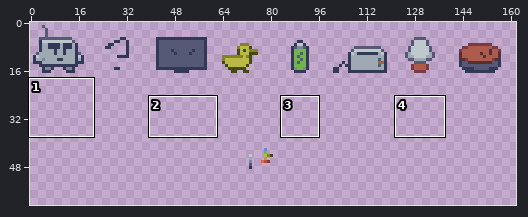
One commit to this sprite sheet: graphics/spritesheet.png. The first picture is a wide view before the edit; the outline marks the close-up.
Close-up. Before the commit:
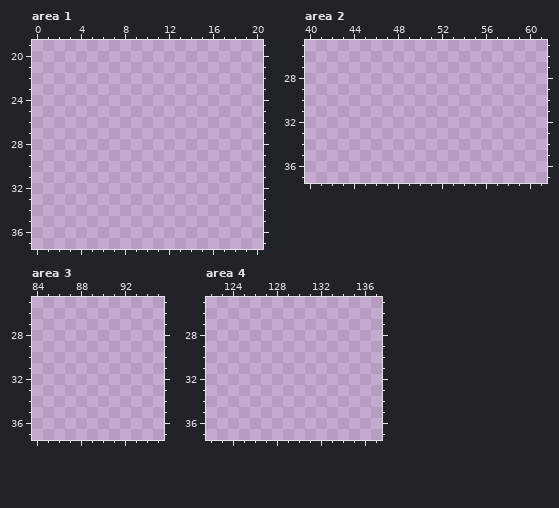
The file is 200x200 pixels. Colours within 5 levels of each other are drawn and written as one. Shown: area 1: x 0..20, y 19..37; area 2: x 40..61, y 25..37; area 3: x 84..95, y 25..37; area 4: x 122..137, y 25..37. The wide view leaves out empty margins. The commit also changed other parts of the picture, which this record leaves out.
And afterwards:
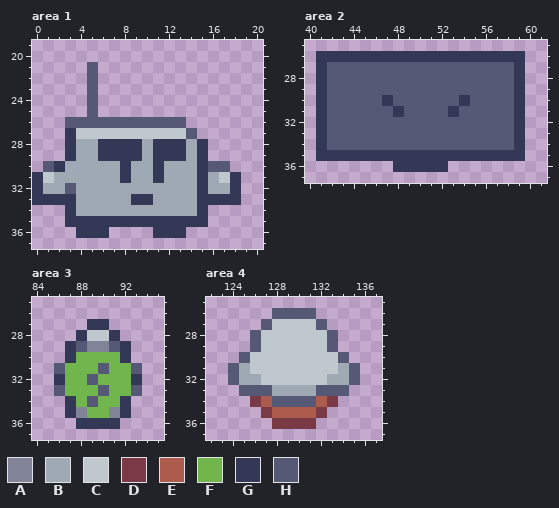
Palette (. is transparent): A #818396  B #9fa9b3  C #bfc9cd  D #793a46  E #ac5b4c  F #71b54d  G #343857  H #555976
Changes in this commit:
--- area 1
@@ x 0..20 @@
 20 .....................
-21 .....................
-22 .....................
-23 .....................
-24 .....................
-25 .....................
-26 .....................
-27 .....................
-28 .....................
-29 .....................
-30 .....................
-31 .....................
-32 .....................
-33 .....................
-34 .....................
-35 .....................
-36 .....................
+21 .....H...............
+22 .....H...............
+23 .....H...............
+24 .....H...............
+25 .....H...............
+26 ...HHHHHHHHHHH.......
+27 ...GCCCCCCCCCCH......
+28 ...GBBGGGGBGGGBG.....
+29 ...GBBGGGGBGGGBG.....
+30 .HGBBBBBGBBGBBBGHH...
+31 GCBBBBBBGBBGBBBGBCG..
+32 GBBHBBBBBBBBBBBGBBG..
+33 GGGGBBBBBGGBBBBGGGG..
+34 ...GBBBBBBBBBBBG.....
+35 ...GGGGGGGGGGGGG.....
+36 ....GGG....GGG.......
 37 .....................
--- area 2
@@ x 40..61 @@
 25 ......................
-26 ......................
-27 ......................
-28 ......................
-29 ......................
-30 ......................
-31 ......................
-32 ......................
-33 ......................
-34 ......................
-35 ......................
-36 ......................
+26 .GGGGGGGGGGGGGGGGGGG..
+27 .GHHHHHHHHHHHHHHHHHG..
+28 .GHHHHHHHHHHHHHHHHHG..
+29 .GHHHHHHHHHHHHHHHHHG..
+30 .GHHHHHGHHHHHHGHHHHG..
+31 .GHHHHHHGHHHHGHHHHHG..
+32 .GHHHHHHHHHHHHHHHHHG..
+33 .GHHHHHHHHHHHHHHHHHG..
+34 .GHHHHHHHHHHHHHHHHHG..
+35 .GGGGGGGGGGGGGGGGGGG..
+36 ........GGGGG.........
 37 ......................
--- area 3
@@ x 84..95 @@
 26 ............
-27 ............
-28 ............
-29 ............
-30 ............
-31 ............
-32 ............
-33 ............
-34 ............
-35 ............
-36 ............
+27 .....GG.....
+28 ....GCCG....
+29 ...GHAAHG...
+30 ...GFFFFG...
+31 ..HFFFHFFH..
+32 ..GFFHFFFG..
+33 ..HFFFHFFH..
+34 ...GFHFFG...
+35 ...GAFFAG...
+36 ....GGGG....
 37 ............
--- area 4
@@ x 122..137 @@
 25 ................
-26 ................
-27 ................
-28 ................
-29 ................
-30 ................
-31 ................
-32 ................
-33 ................
-34 ................
-35 ................
-36 ................
+26 ......HHHH......
+27 .....HCCCCH.....
+28 ....HCCCCCCH....
+29 ....HCCCCCCH....
+30 ...HCCCCCCCCH...
+31 ..HBCCCCCCCCBH..
+32 ..HBBCCCCCCBBH..
+33 ...HHHBBBBHHH...
+34 ....DEHHHHED....
+35 .....DEEEED.....
+36 ......DDDD......
 37 ................
Boxes around the changes in both close-ups, in picture pixels (x1, y1, x2, y2):
added: (32, 62, 241, 238)
added: (316, 51, 525, 172)
added: (54, 319, 142, 429)
added: (228, 308, 360, 429)
